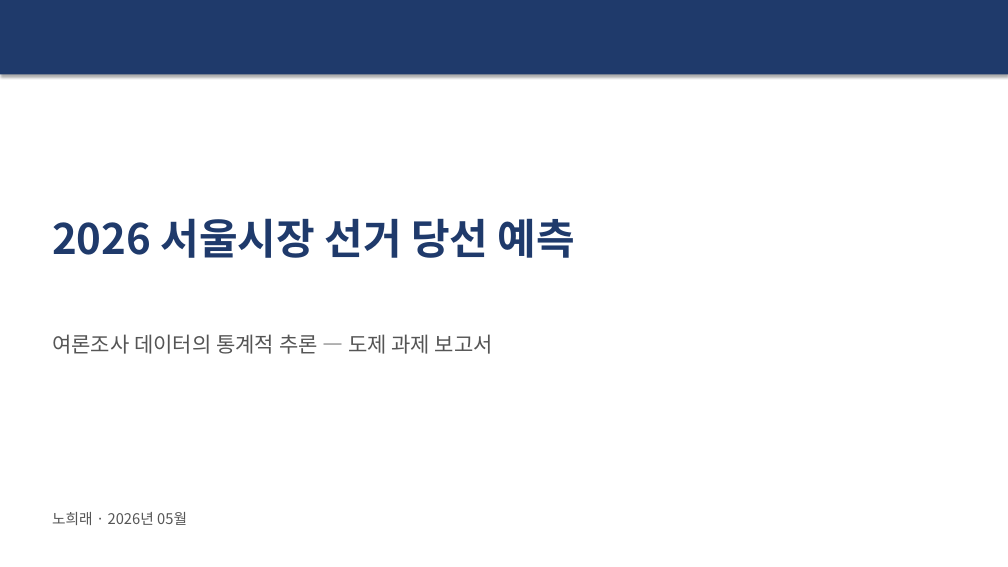
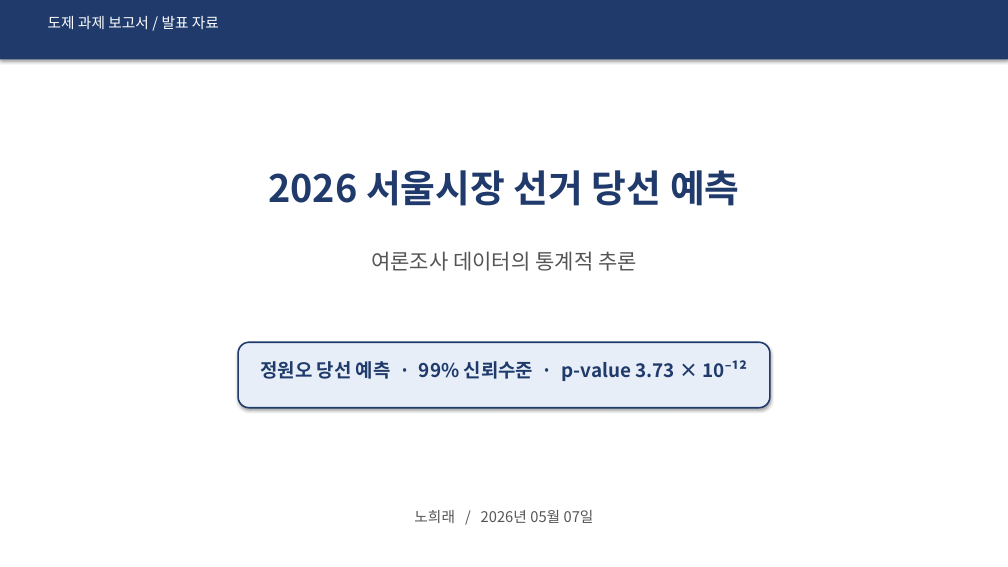
Before and after one commit to chldbswlsl/election, a slide deck: slide 1 of 노희래_통계분석_발표.pptx. Drawn at 1008x567 pixels with LibreOffice and Linux fonts; fonts in the diff are those of the drawing. Boxes give left, top, right and bottom in pixels: in the first picture for what was removed or moved away, otherwise in the second. Text is boxed around its words. In the diff, an @@ line names an element or a change of style, - is before the commit and + after.

Commit message:
fix: PPTX 레이아웃 전면 개선 + 발표 스크립트 docx 분리

```diff
--- a/노희래_통계분석_발표.pptx
+++ b/노희래_통계분석_발표.pptx
@@ rectangle: place and size @@
-rectangle at [0, 0, 1008, 74]
+rectangle at [0, 0, 1008, 60]
@@ text added at [48, 16, 219, 29], 14 pt, text #FFFFFF @@
+도제 과제 보고서 / 발표 자료
@@ text "2026 서울시장 선거 당선 예측": place and size @@
-text "2026 서울시장 선거 당선 예측" at [52, 218, 575, 258]
+text "2026 서울시장 선거 당선 예측" at [268, 170, 740, 206]
@@ text "2026 서울시장 선거 당선 예측" at [268, 170, 740, 206]: size 40 to 36 pt; alignment left to centre @@
@@ text at [371, 251, 637, 271]: text changed @@
-여론조사 데이터의 통계적 추론 — 도제 과제 보고서
+여론조사 데이터의 통계적 추론
@@ rounded rectangle added at [238, 343, 770, 408], fill #E7EEF7, outline #1F3A6B 1.5 pt @@
@@ text added at [260, 360, 748, 381], 18 pt, text #1F3A6B, bold @@
+정원오 당선 예측 · 99% 신뢰수준 · p-value 3.73 × 10⁻¹²
@@ text at [414, 510, 594, 523]: text changed @@
-노희래 · 2026년 05월
+노희래 / 2026년 05월 07일
```
Also in this commit, not shown: 11 other slides changed, 4 other files.
